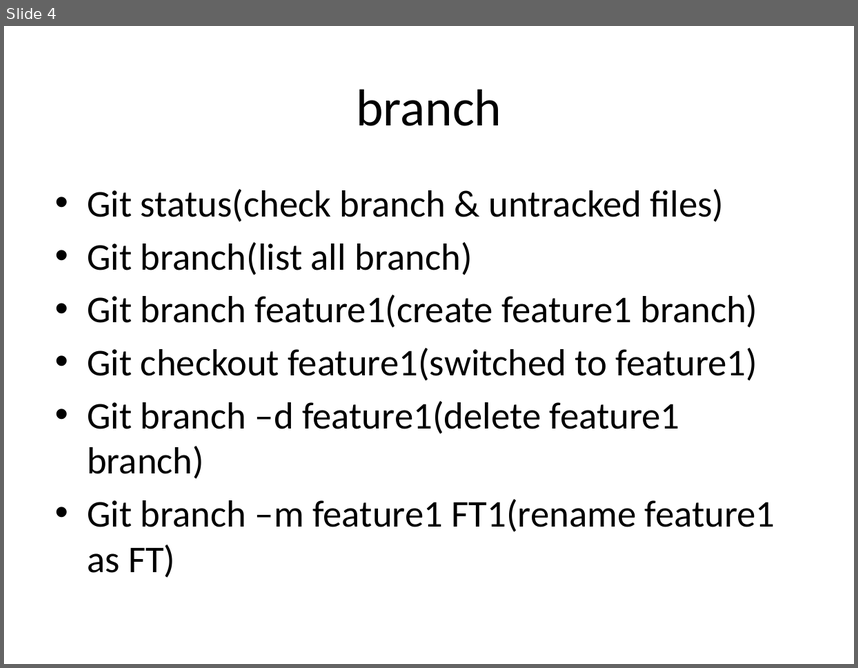
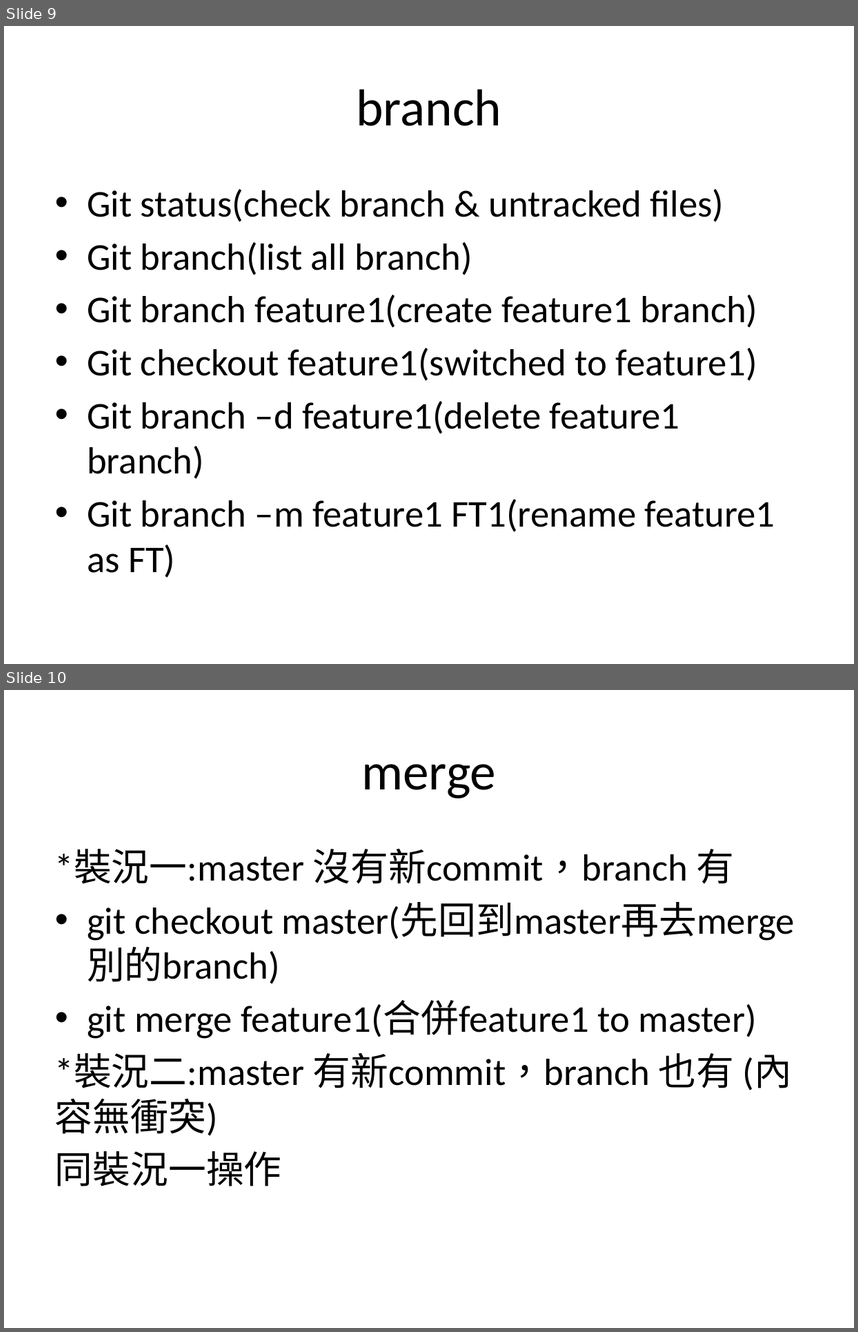
Before and after one commit to Howard0501/test, a slide deck: github_tutorial.pptx. Shown one above the other, each under a label of ours: slide 4 before the commit, slides 9 and 10 after it. The pictures are 858x668 and 858x1332 pixels, drawn with LibreOffice and Linux fonts; fonts in the diff are those of the drawing. Boxes give left, top, right and bottom in pixels: in the first picture for what was removed or moved away, otherwise in the second. Text is boxed around its words. In the diff, an @@ line names an element or a change of style, - is before the commit and + after.

```diff
--- a/github_tutorial.pptx
+++ b/github_tutorial.pptx
@@ slide 10 added at bbox=[4, 690, 854, 1328], background #FFFFFF @@
@@ title added at bbox=[361, 764, 496, 798], 44 pt, text #000000 @@
+merge
@@ text added at bbox=[55, 848, 795, 1186], 32 pt, text #000000 @@
+*裝況一:master 沒有新commit，branch 有
+• git checkout master(先回到master再去merge別的branch)
+• git merge feature1(合併feature1 to master)
+*裝況二:master 有新commit，branch 也有 (內容無衝突)
+同裝況一操作
@@ what was slide 4 is now slide 9 @@
```
Also in this commit, not shown: 1 slide changed, 6 other slides added, 1 slide removed.
